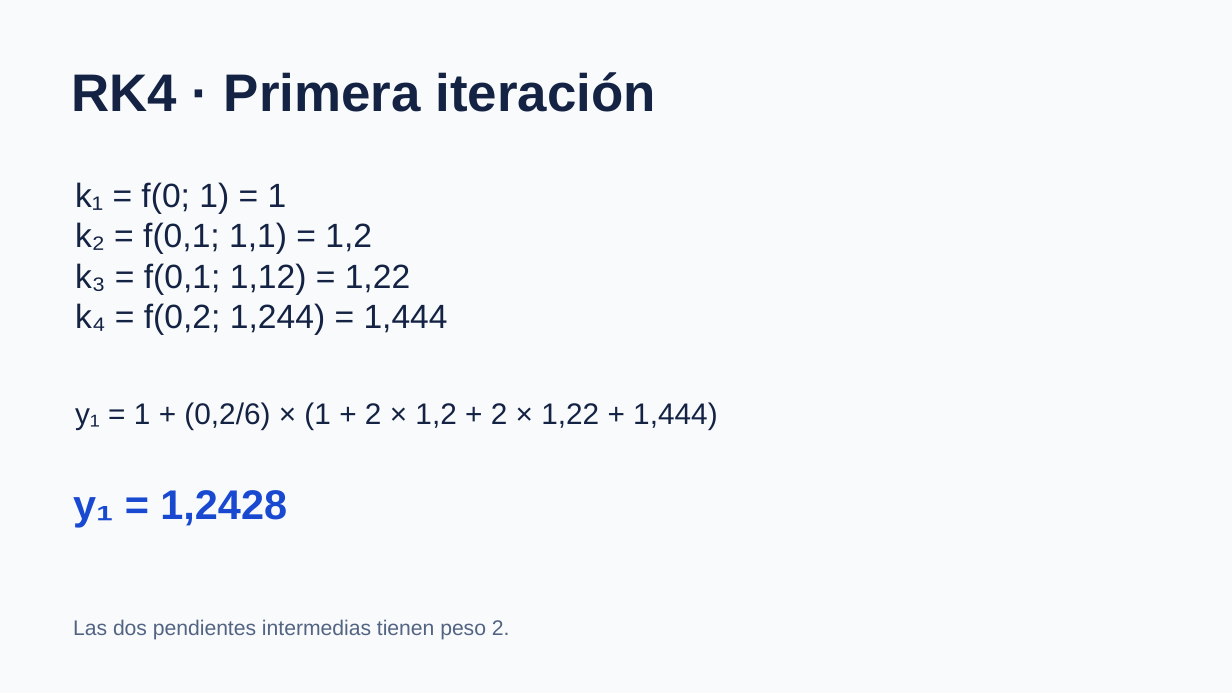
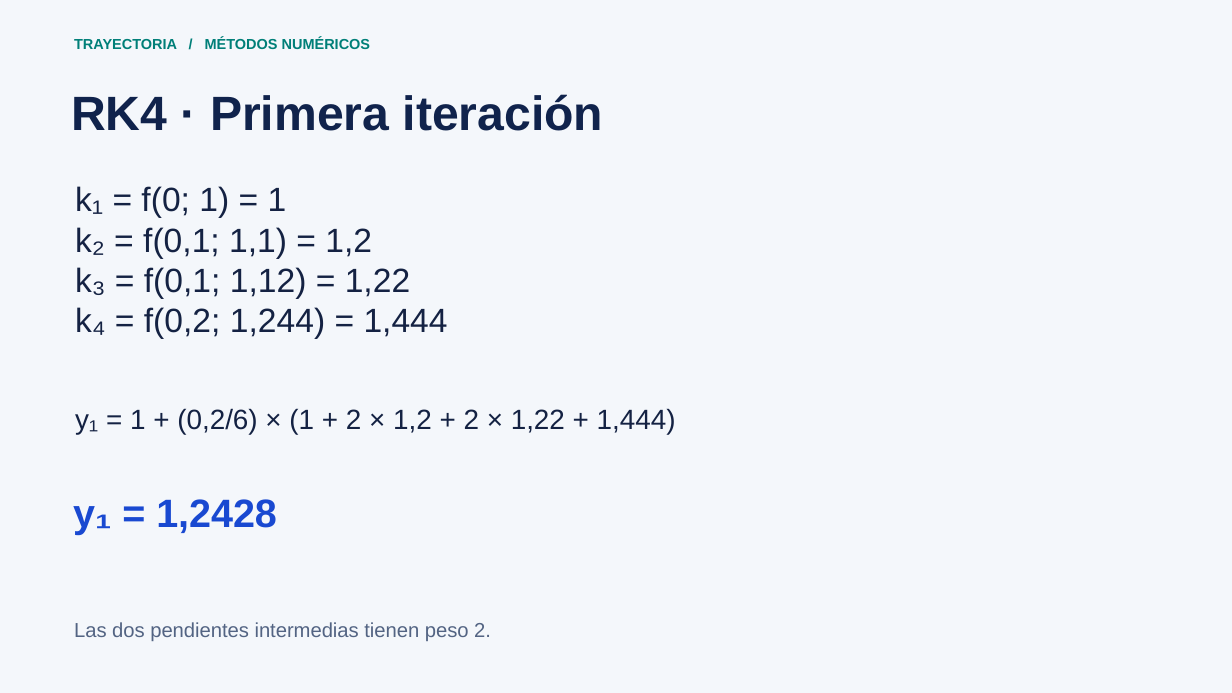
Before and after one commit to Quetzalq4321q/metodos-numericos, a slide deck: slide 5 of output/Trayectoria-Demostracion.pptx. Drawn at 1232x693 pixels with LibreOffice and Linux fonts; fonts in the diff are those of the drawing. Boxes give left, top, right and bottom in pixels: in the first picture for what was removed or moved away, otherwise in the second. Text is boxed around its words. In the diff, an @@ line names an element or a change of style, - is before the commit and + after.

```diff
--- a/output/Trayectoria-Demostracion.pptx
+++ b/output/Trayectoria-Demostracion.pptx
@@ background #F8FAFC to #F4F7FB @@
@@ text added at (74, 37, 371, 49), 11.2 pt, text #007F78, bold @@
+TRAYECTORIA / MÉTODOS NUMÉRICOS
@@ text "RK4 · Primera iteración": place and size @@
-text "RK4 · Primera iteración" at (71, 72, 655, 112)
+text "RK4 · Primera iteración" at (71, 94, 603, 131)
@@ text "RK4 · Primera iteración" at (71, 94, 603, 131): size 41.2 to 37.5 pt, text colour #142243 to #10234C @@
@@ text "k₁ = f(0; 1) = ...": place and size @@
-text "k₁ = f(0; 1) = ..." at (75, 182, 448, 335)
+text "k₁ = f(0; 1) = ..." at (75, 186, 448, 339)
@@ text "y₁ = 1 + (0,2/6) ..." at (75, 408, 676, 435): size 23.2 to 21.8 pt @@
@@ text "y₁ = 1,2428": place and size @@
-text "y₁ = 1,2428" at (73, 490, 287, 527)
+text "y₁ = 1,2428" at (73, 499, 277, 535)
@@ text "y₁ = 1,2428" at (73, 499, 277, 535): size 32.2 to 30.8 pt @@
@@ text "Las dos pendientes intermedias tienen ..." at (74, 622, 491, 641): size 16.5 to 15.8 pt @@
```
Also in this commit, not shown: 4 other slides changed, 3 slides added, 3 slides removed, 11 other files.
